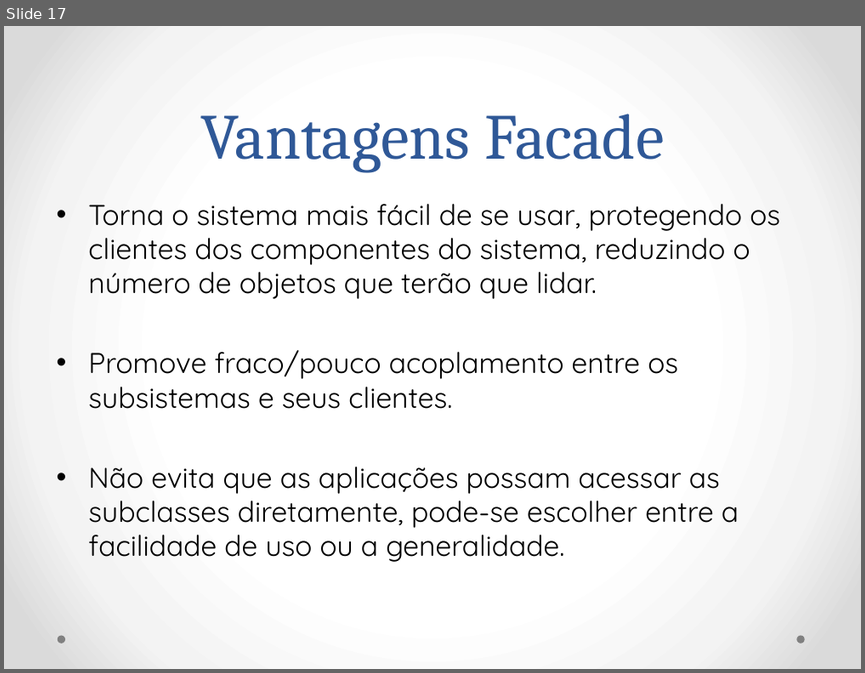
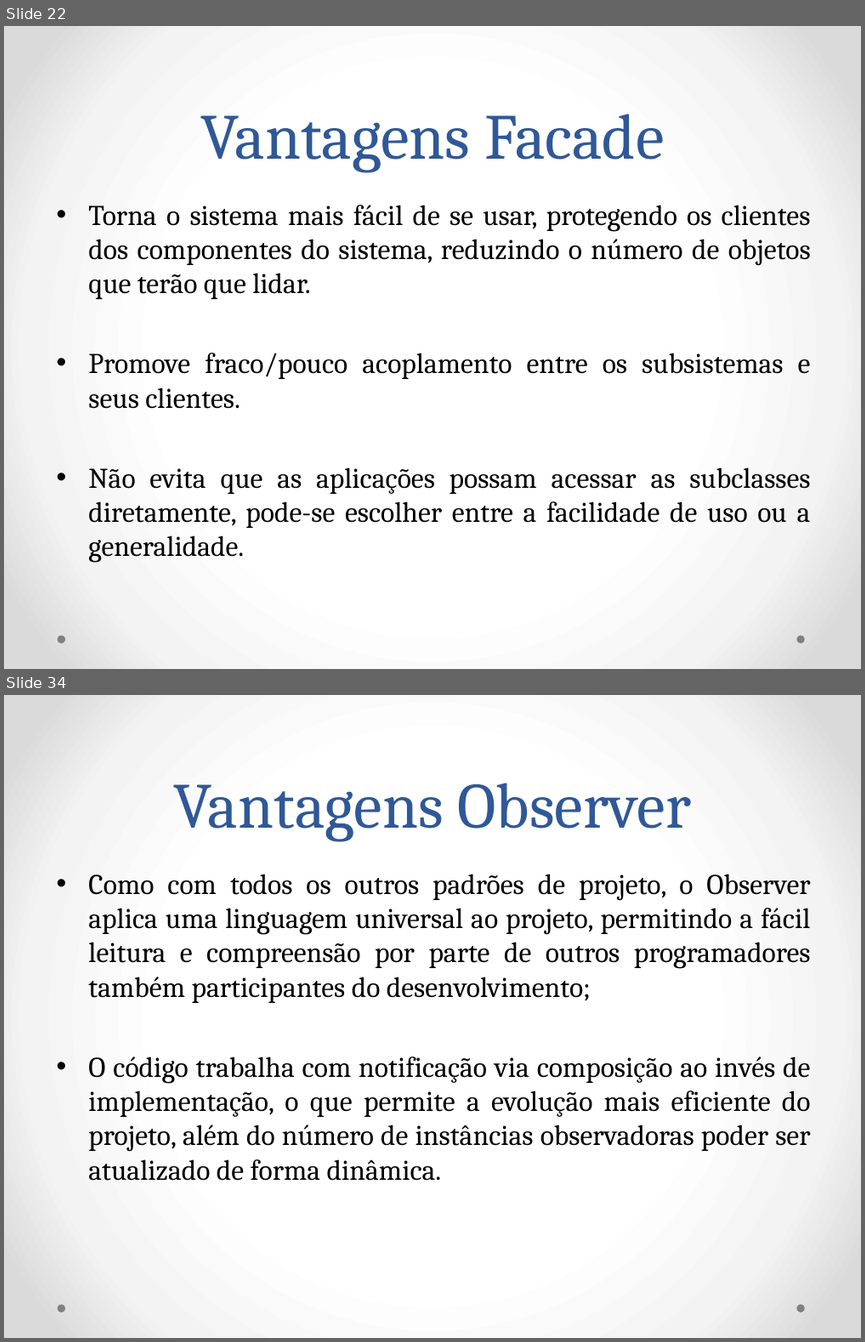
Before and after one commit to BrunoFelix/Restoran, a slide deck: Docs/Apresentação Padrões de Projetos.pptx. Shown one above the other, each under a label of ours: slide 17 before the commit, slides 22 and 34 after it; the slides between them are not shown. The pictures are 865x673 and 865x1342 pixels, drawn with LibreOffice and Linux fonts; fonts in the diff are those of the drawing. Boxes give left, top, right and bottom in pixels: in the first picture for what was removed or moved away, otherwise in the second. Text is boxed around its words. In the diff, an @@ line names an element or a change of style, - is before the commit and + after.

Commit message:
Ajuste na Apresentação de Padrão de Projetos

```diff
--- a/Docs/Apresentação Padrões de Projetos.pptx
+++ b/Docs/Apresentação Padrões de Projetos.pptx
@@ slide 34 added at box(4, 695, 861, 1338), background gradient #FFFFFF to #F4F4F4 to #DADADA; not listed: 2 template elements that a slide beside it also shows @@
@@ title added at box(174, 783, 691, 841), 54 pt, text #2F5897 @@
+Vantagens Observer
@@ text added at box(88, 873, 811, 1180), 24 pt, text #000000 @@
+• Como com todos os outros padrões de projeto, o Observer aplica uma linguagem universal ao projeto, permitindo a fácil leitura e compreensão por parte de outros programadores também participantes do desenvolvimento;
+• O código trabalha com notificação via composição ao invés de implementação, o que permite a evolução mais eficiente do projeto, além do número de instâncias observadoras poder ser atualizado de forma dinâmica.
@@ what was slide 17 is now slide 22 @@
@@ slide 22 changed as well @@
@@ text "Torna o sistema mais fácil ..." at box(88, 204, 811, 562): font Quicksand to Cambria; alignment left to justified @@
```
Also in this commit, not shown: 8 other slides changed, 26 other slides added, 7 slides removed, 1 other file.
